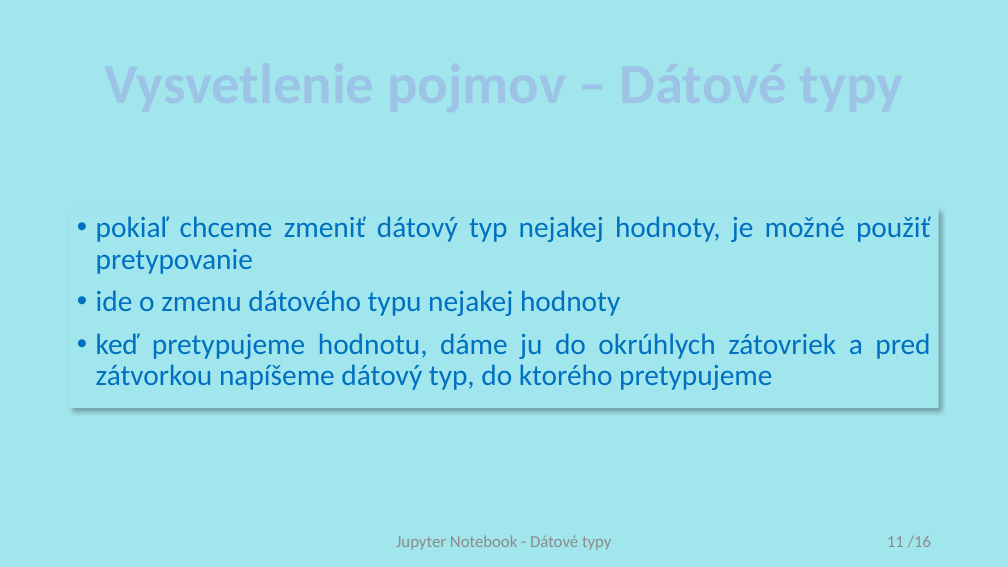
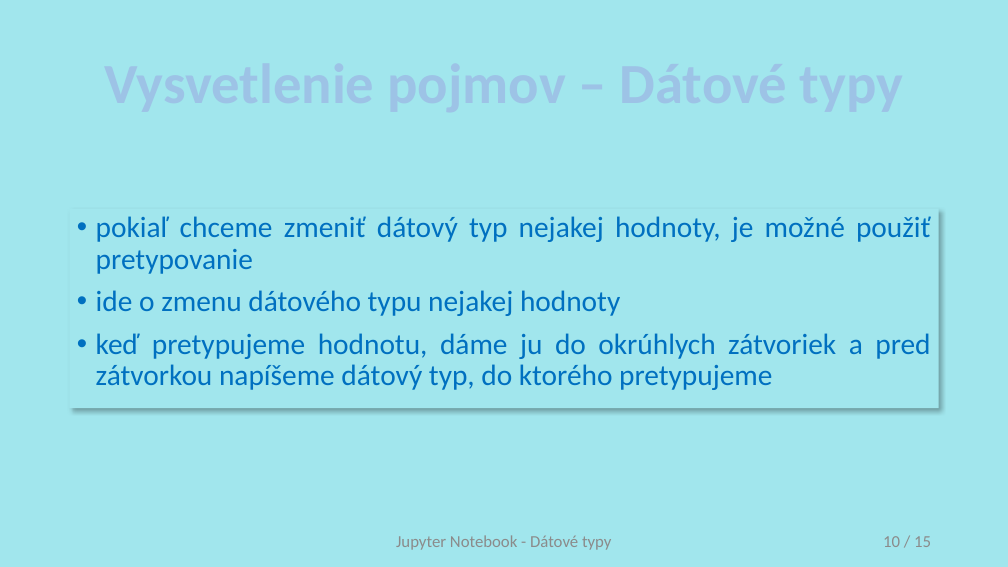
Before and after one commit to xcerni13/diplomova-praca, a slide deck: slide 10 of Prezentacie/3. Datove typy.pptx (slide 11 before the commit). Drawn at 1008x567 pixels with LibreOffice and Linux fonts; fonts in the diff are those of the drawing. Boxes give left, top, right and bottom in pixels: in the first picture for what was removed or moved away, otherwise in the second. Text is boxed around its words. In the diff, an @@ line names an element or a change of style, - is before the commit and + after.

```diff
--- a/Prezentacie/3. Datove typy.pptx
+++ b/Prezentacie/3. Datove typy.pptx
@@ text at [96,333,930,390]: text changed @@
-• keď pretypujeme hodnotu, dáme ju do okrúhlych zátovriek a pred zátvorkou napíšeme dátový typ, do ktorého pretypujeme
+• keď pretypujeme hodnotu, dáme ju do okrúhlych zátvoriek a pred zátvorkou napíšeme dátový typ, do ktorého pretypujeme
@@ page number at [883,536,931,547]: text changed @@
-11 /16
+10 / 15
```
Also in this commit, not shown: 5 other slides changed, 1 slide removed, 9 other files.
